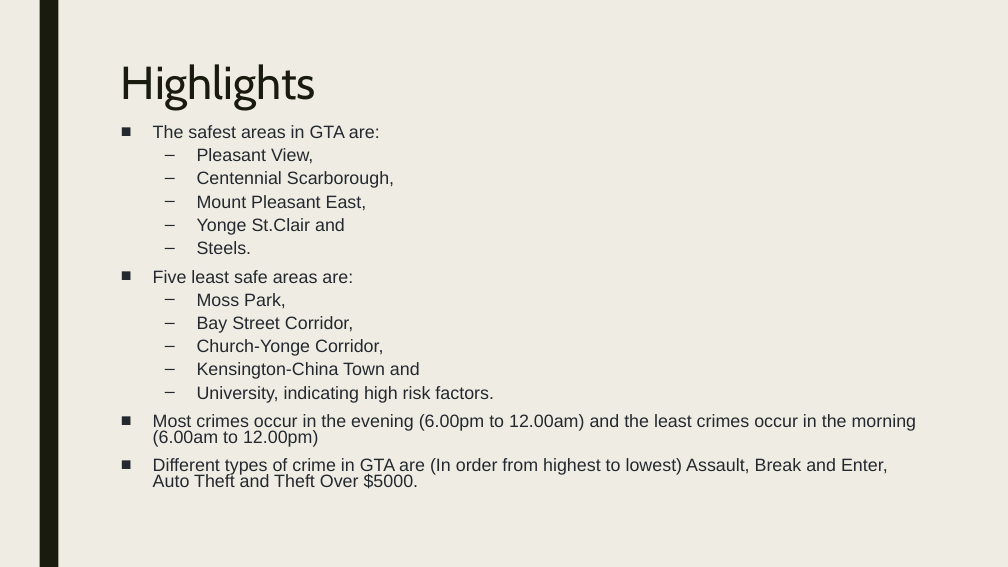
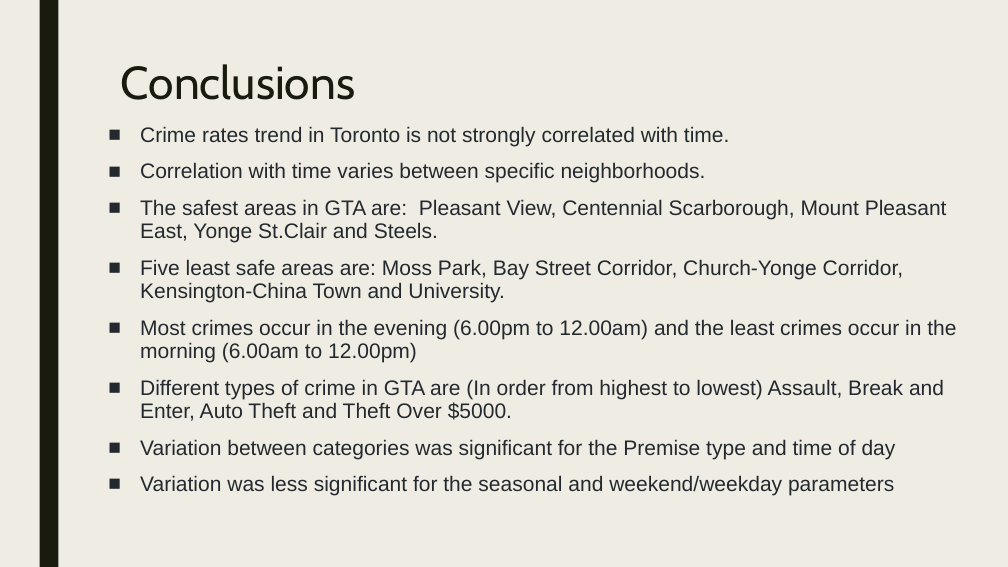
Before and after one commit to Ahmadhha/P1_T4_Test, a slide deck: slide 32 of Team4-version1.pptx (slide 30 before the commit). Drawn at 1008x567 pixels with LibreOffice and Linux fonts; fonts in the diff are those of the drawing. Boxes give left, top, right and bottom in pixels: in the first picture for what was removed or moved away, otherwise in the second. Text is boxed around its words. In the diff, an @@ line names an element or a change of style, - is before the commit and + after.

Commit message:
updated slides

```diff
--- a/Team4-version1.pptx
+++ b/Team4-version1.pptx
@@ title at (121,64,355,100): text changed @@
-Highlights
+Conclusions
@@ text "Crime rates trend in Toronto ...": place and size @@
-text "Crime rates trend in Toronto ..." at (153,125,917,489)
+text "Crime rates trend in Toronto ..." at (140,126,956,495)
@@ text at (140,126,947,303): text changed; size 17 to 20 pt @@
-■ The safest areas in GTA are:
-  – Pleasant View,
-  – Centennial Scarborough,
-  – Mount Pleasant East,
-  – Yonge St.Clair and
-  – Steels.
-■ Five least safe areas are:
-  – Moss Park,
-  – Bay Street Corridor,
-  – Church-Yonge Corridor,
-  – Kensington-China Town and
-  – University, indicating high risk factors.
+■ Crime rates trend in Toronto is not strongly correlated with time.
+■ Correlation with time varies between specific neighborhoods.
+■ The safest areas in GTA are: Pleasant View, Centennial Scarborough, Mount Pleasant East, Yonge St.Clair and Steels.
+■ Five least safe areas are: Moss Park, Bay Street Corridor, Church-Yonge Corridor, Kensington-China Town and University.
@@ text at (140,319,956,421): size 17 to 20 pt in "Most crimes occur in the evening (6.00pm ...", "Different types of crime in GTA are ..."; line spacing 0.74 to 0.94 @@
@@ text at (140,439,896,495): paragraphs added @@
+■ Variation between categories was significant for the Premise type and time of day
+■ Variation was less significant for the seasonal and weekend/weekday parameters
```
Also in this commit, not shown: 1 other slide changed, 1 slide added.
